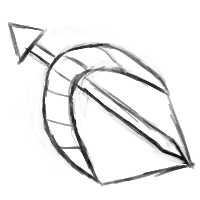
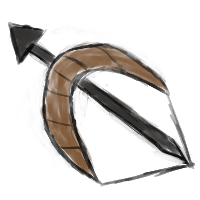
Layer changes from the first w=200, h=200 image to the second:
added group "COuleurs" with 2 layers above "Arrière-plan" over [9, 24, 182, 177]
added layer "Calque de dessin 5" in group "COuleurs" over [9, 24, 182, 177]
added layer "Calque de dessin 6" in group "COuleurs" over [9, 24, 182, 177]
